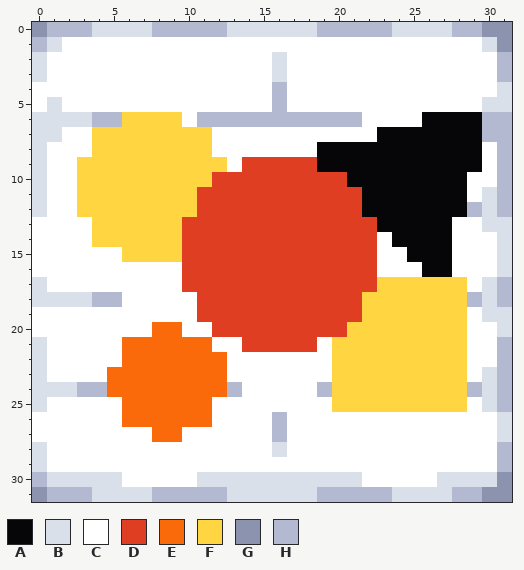
Two states of a pixel-art sprite, data/textures/#-texture.png. The picture above is the old version.
The file is 128x128 pixels, drawn in blocks of 4x4; one block is one cell here.
Palette (. is transparent): A #060608  B #dae0ea  C #ffffff  D #df3e23  E #fa6a0a  F #ffd541  G #8b93af  H #b3b9d1
Pixels before, first column x 0:
 0 GHHHBBBBHHHHHBBBBBBHHHHHBBBBHHGG
 1 HBCCCCCCCCCCCCCCCCCCCCCCCCCCCCBG
 2 BCCCCCCCCCCCCCCCBCCCCCCCCCCCCCCH
 3 BCCCCCCCCCCCCCCCBCCCCCCCCCCCCCCH
 4 CCCCCCCCCCCCCCCCHCCCCCCCCCCCCCCB
 5 CBCCCCCCCCCCCCCCHCCCCCCCCCCCCCBB
 6 BBBBHHFFFFCHHHHHHHHHHHCCCCAAAAHH
 7 BBCCFFFFFFFFCCCCCCCCCCCAAAAAAAHH
 8 BCCCFFFFFFFFCCCCCCCAAAAAAAAAAACH
 9 BCCFFFFFFFFFFCDDDDDAAAAAAAAAAACH
10 BCCFFFFFFFFFDDDDDDDDDAAAAAAAACCH
11 BCCFFFFFFFFDDDDDDDDDDDAAAAAAACBH
12 BCCFFFFFFFFDDDDDDDDDDDAAAAAAAHBH
13 CCCCFFFFFFDDDDDDDDDDDDDAAAAACCBB
14 CCCCFFFFFFDDDDDDDDDDDDDCAAAACCCB
15 CCCCCCFFFFDDDDDDDDDDDDDCCAAACCCB
16 CCCCCCCCCCDDDDDDDDDDDDDCCCAACCCB
17 BCCCCCCCCCDDDDDDDDDDDDDFFFFFFCBH
18 BBBBHHCCCCCDDDDDDDDDDDFFFFFFFHBH
19 CCCCCCCCCCCDDDDDDDDDDDFFFFFFFCBB
20 CCCCCCCCEECCDDDDDDDDDFFFFFFFFCCB
21 BCCCCCEEEEEECCDDDDDCFFFFFFFFFCCH
22 BCCCCCEEEEEEECCCCCCCFFFFFFFFFCCH
23 BCCCCEEEEEEEECCCCCCCFFFFFFFFFCBH
24 BBBHHEEEEEEEEHCCCCCHFFFFFFFFFHBH
25 BCCCCCEEEEEECCCCCCCCFFFFFFFFFCBH
26 CCCCCCEEEEEECCCCHCCCCCCCCCCCCCCB
27 CCCCCCCCEECCCCCCHCCCCCCCCCCCCCCB
28 BCCCCCCCCCCCCCCCBCCCCCCCCCCCCCCH
29 BCCCCCCCCCCCCCCCCCCCCCCCCCCCCCCH
30 HBBBBBCCCCCBBBBBBBBBBBCCCCCBBBBG
31 GHHHBBBBHHHHHBBBBBBHHHHHBBBBHHGG
Now the later version:
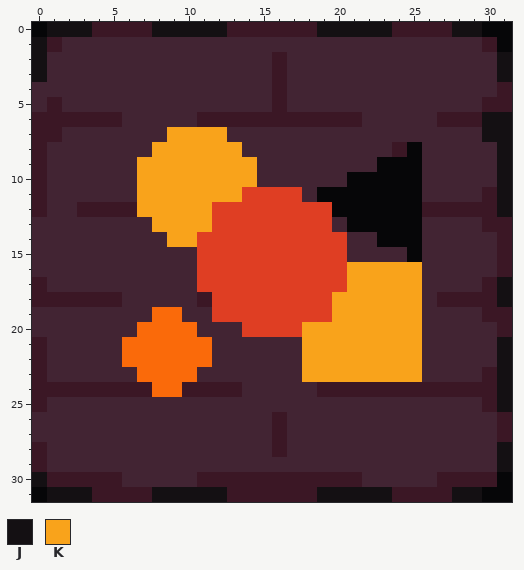
Colours new in this view: J #141013  K #f9a31b
Difference:
colour B: #dae0ea -> #3b1725
colour C: #ffffff -> #422433
Changed rows in their new state; - is a pixel that keeps its letter.
first column x 0:
 0 AJJJ----JJJJJ------JJJJJ----JJAA
 1 J------------------------------A
 2 J------------------------------J
 3 J------------------------------J
 4 ----------------B---------------
 5 ----------------B---------------
 6 ----BBCCCC-BBBBBBBBBBB----CBBBJJ
 7 ----CCCCCKKKK----------CCCCCCCJJ
 8 ----CCCCKKKKKK-----CCCCCB-CCCC-J
 9 ---CCCCKKKKKKKKCCCCCCCC---CCCC-J
10 ---CCCCKKKKKKKKCCCCCC-----CCC--J
11 ---CCCCKKKKKKK----CAAA----CCC--J
12 ---BBBBKKKKK--------AA----BBBB-J
13 ----CCCCKKKK--------CAA---CC----
14 ----CCCCCKK----------CCA--CC----
15 ------CCCCC----------CC---CC----
16 ----------C----------KKKKKCC----
17 ----------C----------KKKKKCCC--J
18 ----BB-----B--------KKKKKKCBBB-J
19 --------EE-C--------KKKKKKCCC---
20 -------E--E-CC----KKKKKKKKCCC---
21 --------------CCCCKKKKKKKKCCC--J
22 ------------C-----KKKKKKKKCCC--J
23 -----CC----CC-----KKKKKKKKCCC--J
24 ---BBBBB--BBBB-----BBBBBBBBBBB-J
25 ------CCCCCC--------CCCCCCCCC--J
26 ------CCCCCC----B---------------
27 --------CC------B---------------
28 -------------------------------J
29 -------------------------------J
30 J------------------------------A
31 AJJJ----JJJJJ------JJJJJ----JJAA
Changed places in both pictures, as pixel boxes (x1, y1, x2, y2):
changed: (32, 22, 512, 502)
